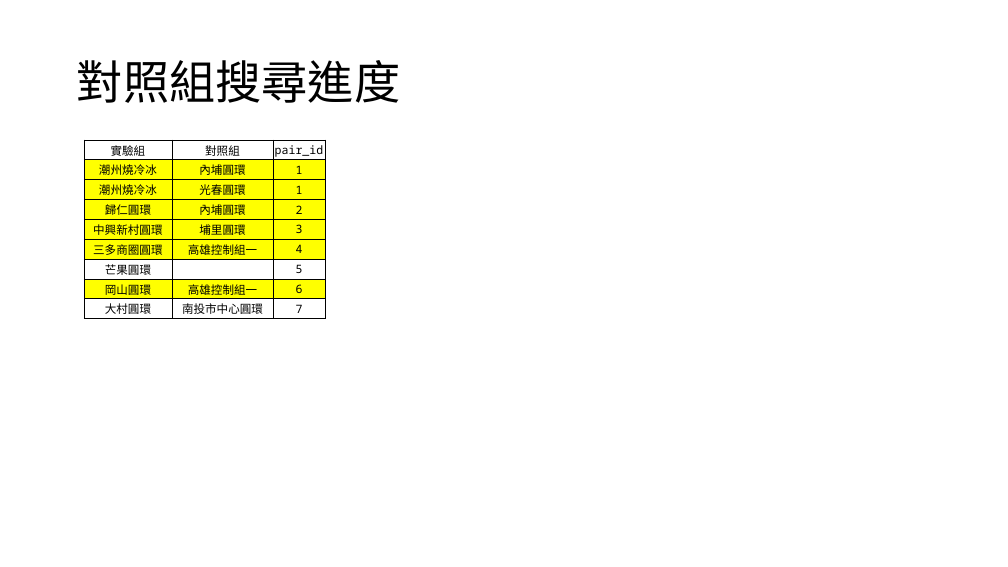
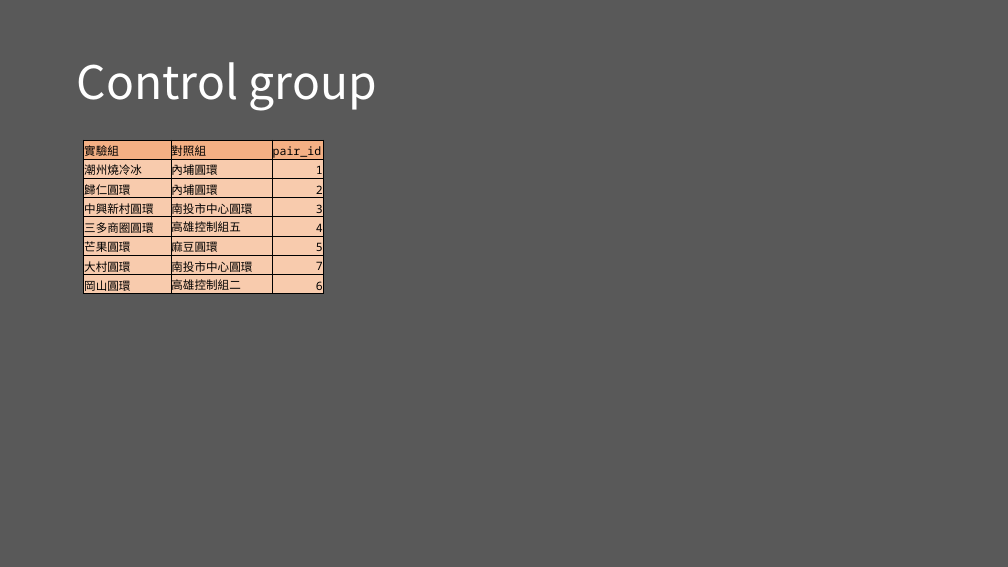
Before and after one commit to Chuang-ben/Roundabout, a slide deck: slide 6 of document/簡報1.pptx (slide 4 before the commit). Drawn at 1008x567 pixels with LibreOffice and Linux fonts; fonts in the diff are those of the drawing. Boxes give left, top, right and bottom in pixels: in the first picture for what was removed or moved away, otherwise in the second. Text is boxed around its words. In the diff, an @@ line names an element or a change of style, - is before the commit and + after.

```diff
--- a/document/簡報1.pptx
+++ b/document/簡報1.pptx
@@ background #FFFFFF to #595959 @@
@@ title at (77,62,377,111): text changed; text colour #000000 to #FFFFFF @@
-對照組搜尋進度
+Control group
@@ table at (84,140,324,298) @@
-row 3: 潮州燒冷冰 | 光春圓環 | 1
-row 5: 中興新村圓環 | 埔里圓環 | 3
-row 6: 三多商圈圓環 | 高雄控制組一 | 4
-row 7: 芒果圓環 |  | 5
-row 8: 岡山圓環 | 高雄控制組一 | 6
+row 4: 中興新村圓環 | 南投市中心圓環 | 3
+row 5: 三多商圈圓環 | 高雄控制組五 | 4
+row 6: 芒果圓環 | 麻豆圓環 | 5
+row 8: 岡山圓環 | 高雄控制組二 | 6
```
Also in this commit, not shown: 6 slides added, 8 slides removed, 12 other files.
